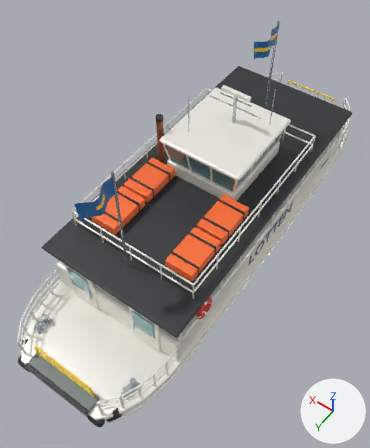
What one commit did to the glTF model vehicles/lotten.glb.
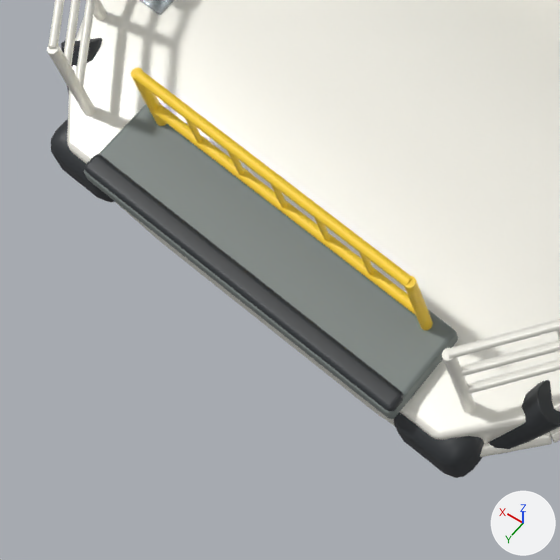
Each version appears first whole from a 50 mm camera at (-4.88, 8.17, 12.27) aimed at (-0.03, 1.37, 1.59), and next in a close-up on the part from 2% to 32% of the width and 74% to 99% of the height. Every picture has the same lights, and +X, +Y and +Z are marked at lower right. The last two pictures show the newer version. Where no turn or scale is listed for an object, it has been applied to the vertices.

In view in the first close-up: 'Boarding deck rail.027', 'Boarding deck rail.028', 'Boarding deck rail.029', 'Bulwark stanchion.023', 'Chined displacement hull', 'Docking buffer.001', 'Landing fender.002', 'Landing fender.003', 'Landing gate.002', 'Landing gate.003', 'Lower landing ramp.001', 'Ramp nosing.001' and 16 more.
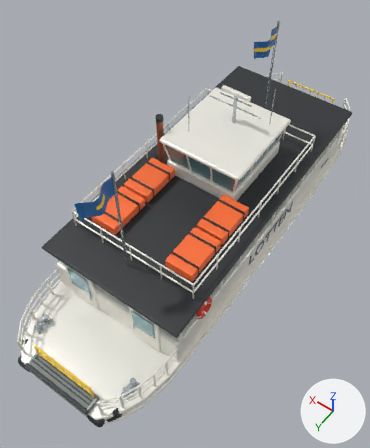
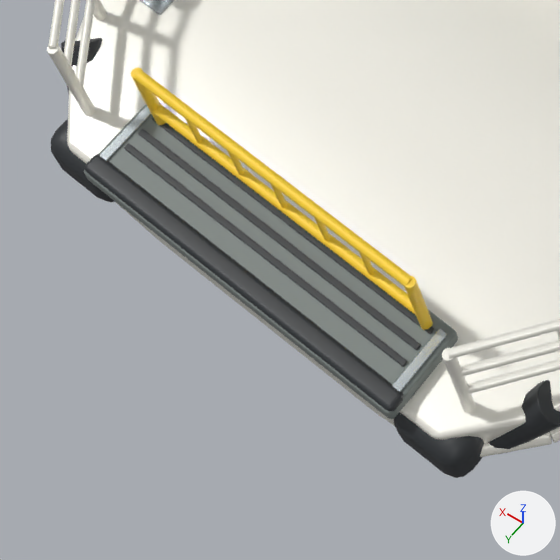
Edits to the scene script, one JSON object a line:
```json
{"op": "add", "block": "me_cube_078_1", "code": ["me_cube_078_1 = bpy.data.meshes.new('Cube.078')", "me_cube_078_1.from_pydata(...)  # 96 vertices, 188 faces; spans x -0.024..0.024, y -0.16..0.16, z -0.008..0.008", "me_cube_078_1.materials.append(mat_galvanised_fittings)  # light grey #bac2c5"]}
{"op": "add", "block": "me_cube_077_1", "code": ["me_cube_077_1 = bpy.data.meshes.new('Cube.077')", "me_cube_077_1.from_pydata(...)  # 96 vertices, 188 faces; spans x -0.024..0.024, y -0.16..0.16, z -0.008..0.008", "me_cube_077_1.materials.append(mat_galvanised_fittings)  # light grey #bac2c5"]}
{"op": "add", "block": "me_cube_076_1", "code": ["me_cube_076_1 = bpy.data.meshes.new('Cube.076')", "me_cube_076_1.from_pydata(...)  # 96 vertices, 188 faces; spans x -0.88..0.88, y -0.02..0.02, z -0.01..0.01", "me_cube_076_1.materials.append(mat_fender_rubber)  # dark grey #2e3135"]}
{"op": "add", "block": "me_cube_074_1", "code": ["me_cube_074_1 = bpy.data.meshes.new('Cube.074')", "me_cube_074_1.from_pydata(...)  # 96 vertices, 188 faces; spans x -0.88..0.88, y -0.02..0.02, z -0.01..0.01", "me_cube_074_1.materials.append(mat_fender_rubber)  # dark grey #2e3135"]}
{"op": "add", "block": "ob_ramp_edge_strip_003", "code": ["ob_ramp_edge_strip_003 = bpy.data.objects.new('Ramp edge strip.003', me_cube_078_1)", "ob_ramp_edge_strip_003.location = (0.927, 6.2, 0.761)"]}
{"op": "add", "block": "ob_ramp_edge_strip_002", "code": ["ob_ramp_edge_strip_002 = bpy.data.objects.new('Ramp edge strip.002', me_cube_077_1)", "ob_ramp_edge_strip_002.location = (-0.927, 6.2, 0.761)"]}
{"op": "add", "block": "ob_ramp_anti_slip_strip_005", "code": ["ob_ramp_anti_slip_strip_005 = bpy.data.objects.new('Ramp anti-slip strip.005', me_cube_076_1)", "ob_ramp_anti_slip_strip_005.location = (0.0, 6.25, 0.76)"]}
{"op": "add", "block": "ob_ramp_anti_slip_strip_004", "code": ["ob_ramp_anti_slip_strip_004 = bpy.data.objects.new('Ramp anti-slip strip.004', me_cube_076_1.copy())", "ob_ramp_anti_slip_strip_004.location = (0.0, 6.16, 0.76)"]}
{"op": "add", "block": "ob_ramp_anti_slip_strip_003", "code": ["ob_ramp_anti_slip_strip_003 = bpy.data.objects.new('Ramp anti-slip strip.003', me_cube_074_1)", "ob_ramp_anti_slip_strip_003.location = (0.0, 6.07, 0.76)"]}
```

Location of each change, (x1, y1, x2, y2) in pixels of the close-ups (560 x 560 px):
```json
{"object": "Ramp anti-slip strip.005", "change": "added", "after": [124, 143, 408, 367]}
{"object": "Ramp anti-slip strip.004", "change": "added", "after": [138, 129, 421, 350]}
{"object": "Ramp anti-slip strip.003", "change": "added", "after": [152, 117, 434, 334]}
{"object": "Ramp edge strip.002", "change": "added", "after": [392, 328, 447, 392]}
{"object": "Ramp edge strip.003", "change": "added", "after": [100, 106, 152, 161]}
```
